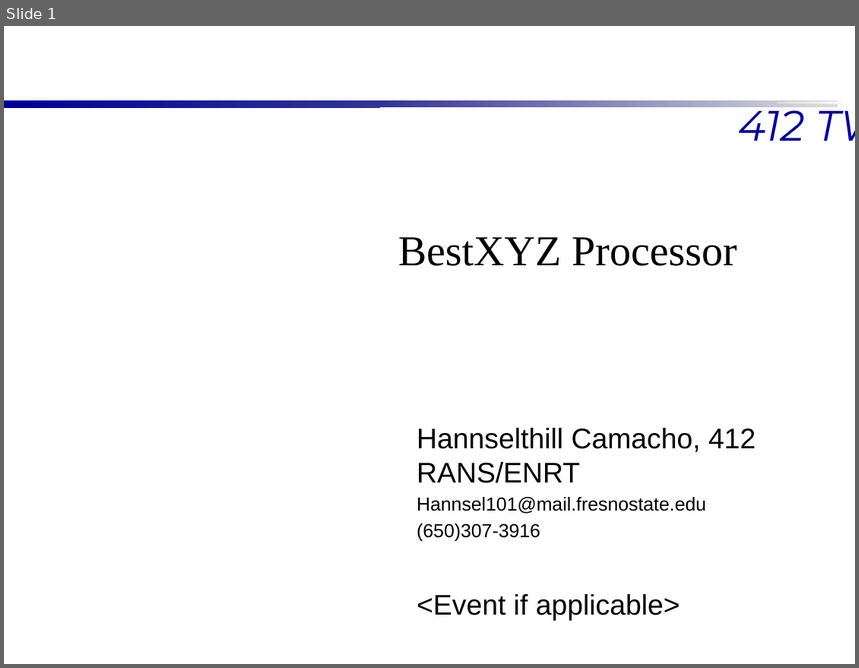
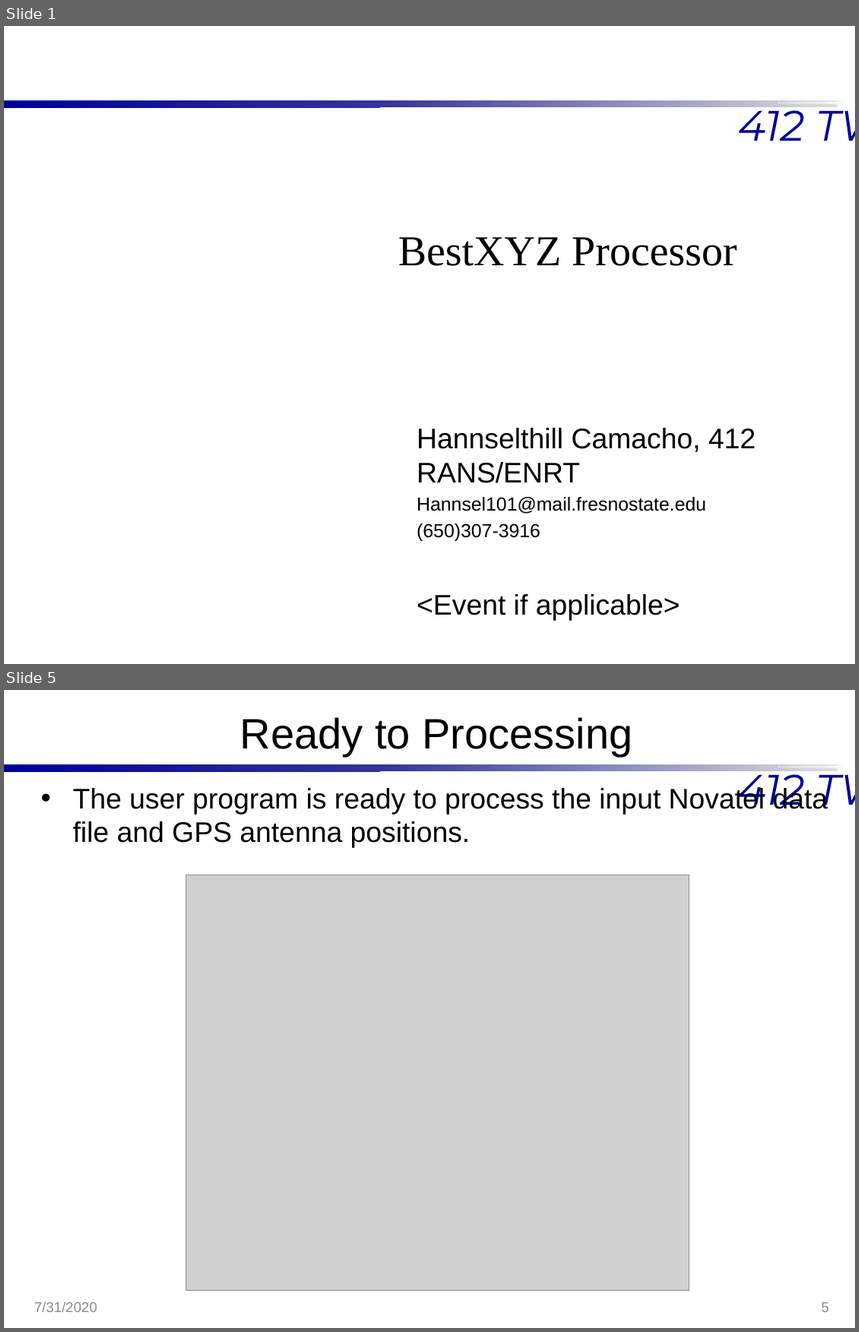
Before and after one commit to Hannsel101/PCIP_Intern_Proj_1, a slide deck: BestXYZ_Presentation.pptx. Shown one above the other, each under a label of ours: slide 1 before the commit, slides 1 and 5 after it; the slides between them are not shown. The pictures are 859x668 and 859x1332 pixels, drawn with LibreOffice and Linux fonts; fonts in the diff are those of the drawing; grey boxes stand for pictures; background and template pictures are left out. Boxes give left, top, right and bottom in pixels: in the first picture for what was removed or moved away, otherwise in the second. Text is boxed around its words. In the diff, an @@ line names an element or a change of style, - is before the commit and + after.

```diff
--- a/BestXYZ_Presentation.pptx
+++ b/BestXYZ_Presentation.pptx
@@ slide 5 added at [4, 690, 855, 1328], background #FFFFFF; not listed: 4 template elements that a slide beside it also shows @@
@@ title added at [240, 717, 633, 756], 36 pt, text #000000 @@
+Ready to Processing
@@ text added at [73, 786, 829, 848], 24 pt, text #000000 @@
+• The user program is ready to process the input Novatel data file and GPS antenna positions.
@@ picture added at [186, 875, 690, 1291] @@
@@ text added at [34, 1302, 97, 1312], 12 pt, text #8C8C8C @@
+7/31/2020
@@ page number added at [822, 1303, 829, 1312], 12 pt, text #8C8C8C @@
+5
```
Also in this commit, not shown: 4 slides changed, 7 other slides added, 5 other files.
